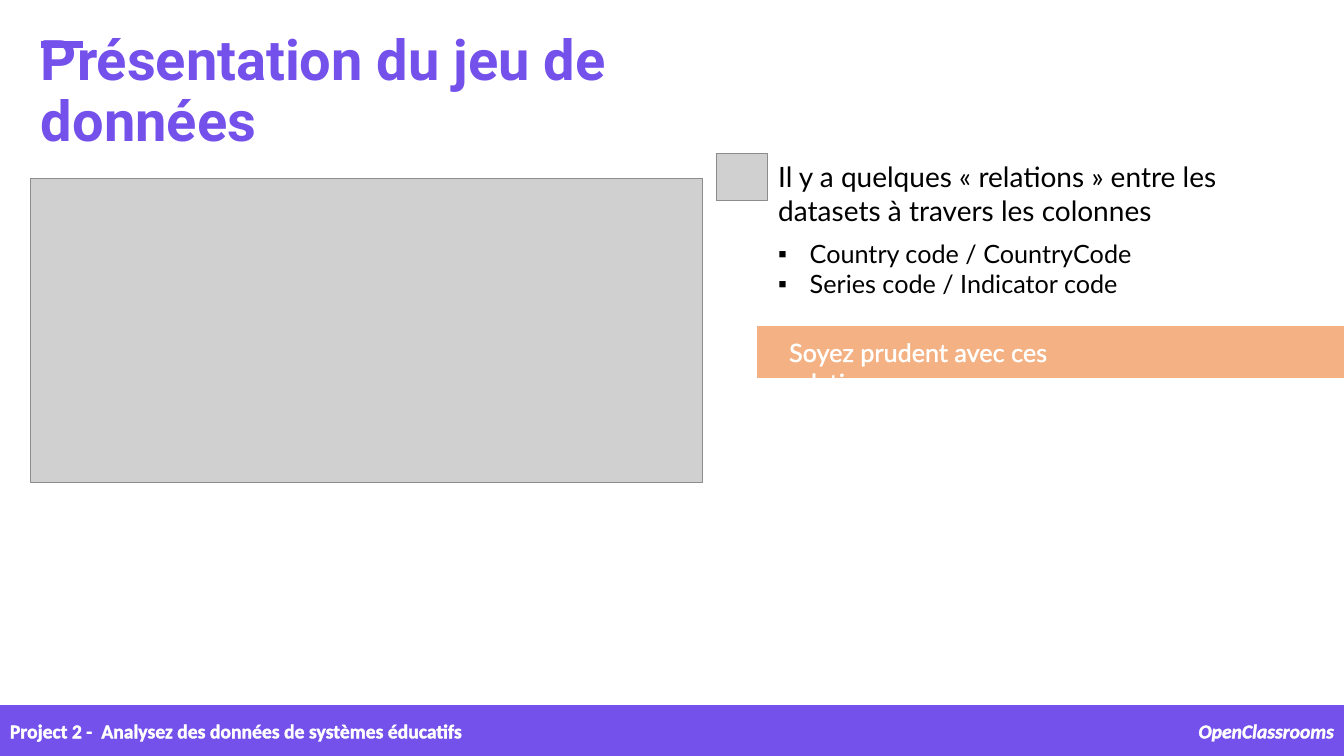
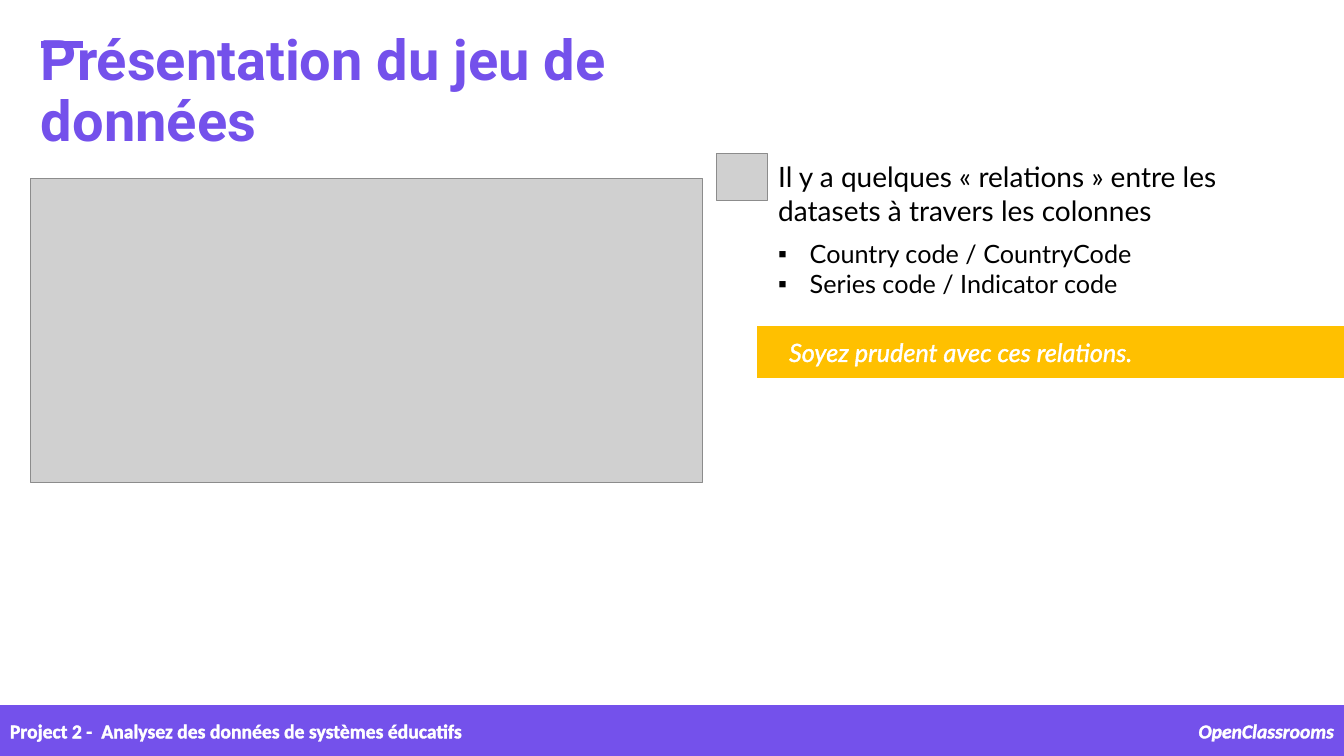
Before and after one commit to samirhinojosa/OC-P2-education-statistics, a slide deck: slide 6 of supports/Project 2 presentation.pptx. Drawn at 1344x756 pixels with LibreOffice and Linux fonts; fonts in the diff are those of the drawing; grey boxes stand for pictures; background and template pictures are left out. Boxes give left, top, right and bottom in pixels: in the first picture for what was removed or moved away, otherwise in the second. Text is boxed around its words. In the diff, an @@ line names an element or a change of style, - is before the commit and + after.

```diff
--- a/supports/Project 2 presentation.pptx
+++ b/supports/Project 2 presentation.pptx
@@ rectangle at box(758, 327, 1344, 377): fill #F4B183 to #FFC000; outline #F4B183 1 pt to #FFC000 1 pt @@
@@ text "Soyez prudent avec ces relations." at box(789, 343, 1133, 366): italic on @@
```
Also in this commit, not shown: 5 other slides changed.
